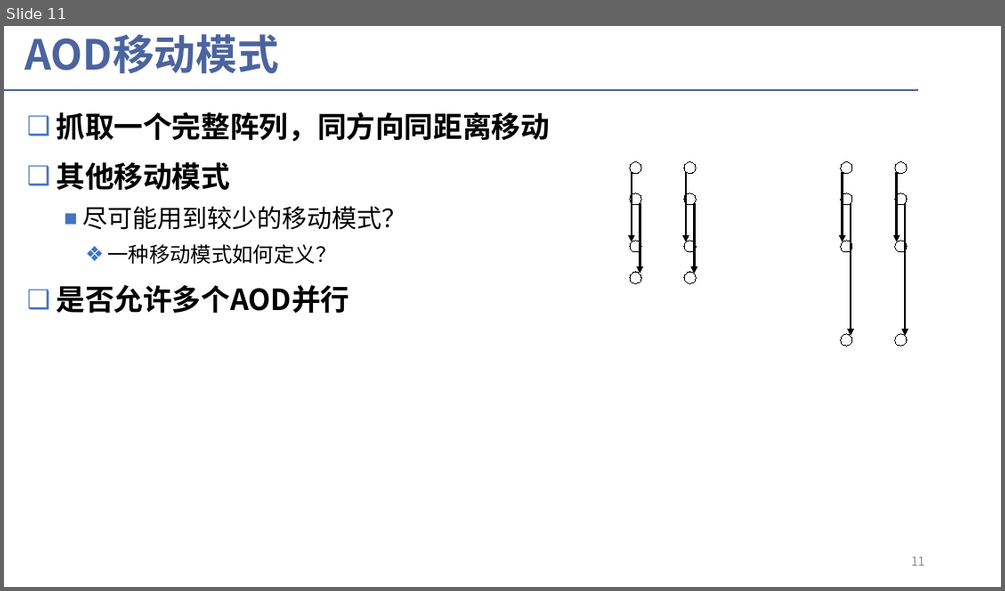
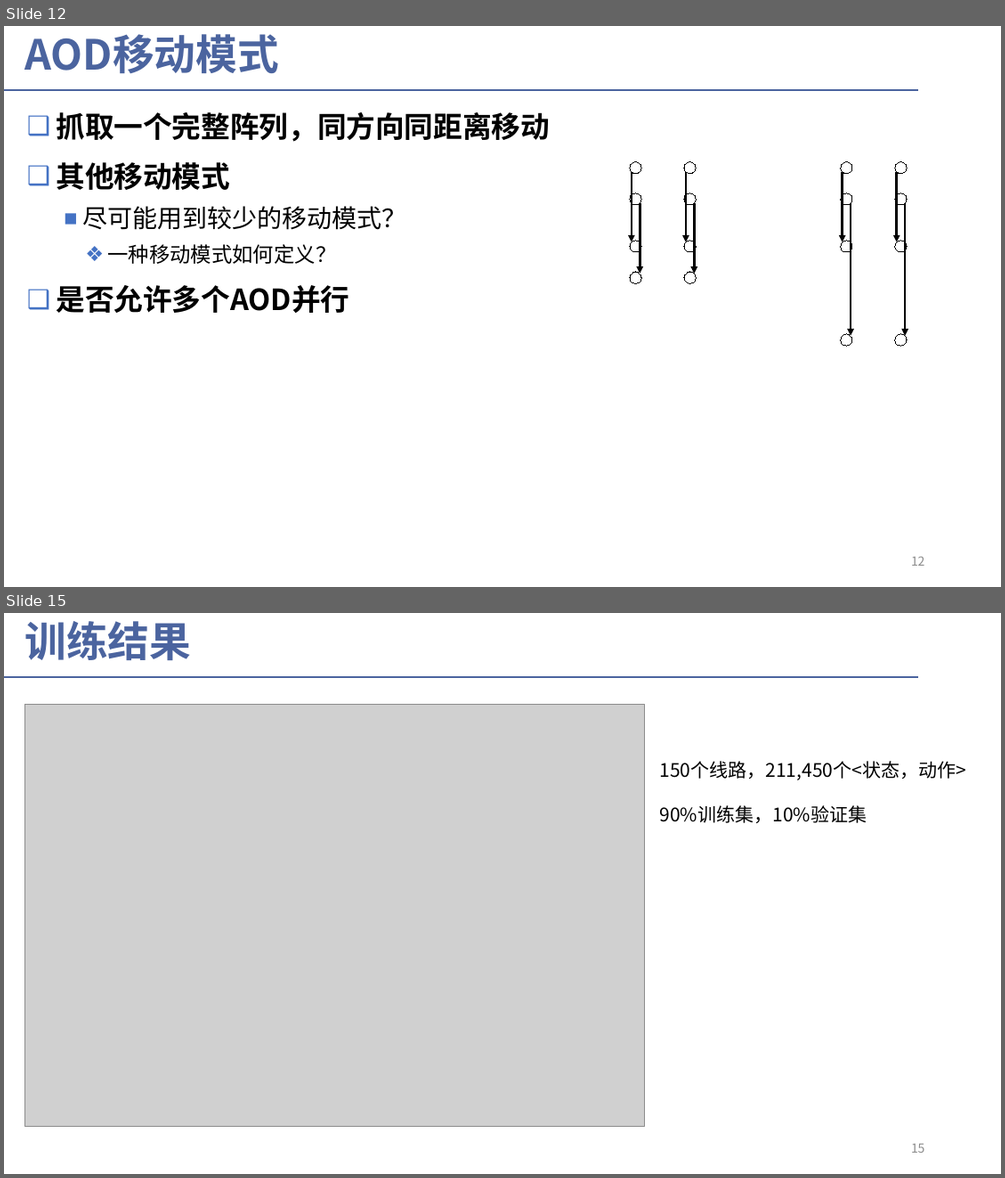
Before and after one commit to liyongshang/work-files, a slide deck: 07.pptx. Shown one above the other, each under a label of ours: slide 11 before the commit, slides 12 and 15 after it; the slides between them are not shown. The pictures are 1005x591 and 1005x1178 pixels, drawn with LibreOffice and Linux fonts; fonts in the diff are those of the drawing; grey boxes stand for pictures. Boxes give left, top, right and bottom in pixels: in the first picture for what was removed or moved away, otherwise in the second. Text is boxed around its words. In the diff, an @@ line names an element or a change of style, - is before the commit and + after.

```diff
--- a/07.pptx
+++ b/07.pptx
@@ slide 15 added at <box>4,613,1001,1174</box>, background #FFFFFF; not listed: 1 template element that a slide beside it also shows @@
@@ title added at <box>25,621,192,660</box>, 40 pt, text #4B649F, bold @@
+训练结果
@@ picture added at <box>24,705,644,1126</box> @@
@@ text added at <box>660,761,966,823</box>, 18 pt, text #000000 @@
+150个线路，211,450个<状态，动作>
+90%训练集，10%验证集
@@ page number added at <box>911,1143,925,1152</box>, 12 pt, text #8C8C8C @@
+15
@@ what was slide 11 is now slide 12 @@
@@ page number at <box>911,556,925,565</box>: text changed @@
-11
+12
```
Also in this commit, not shown: 7 other slides added.
